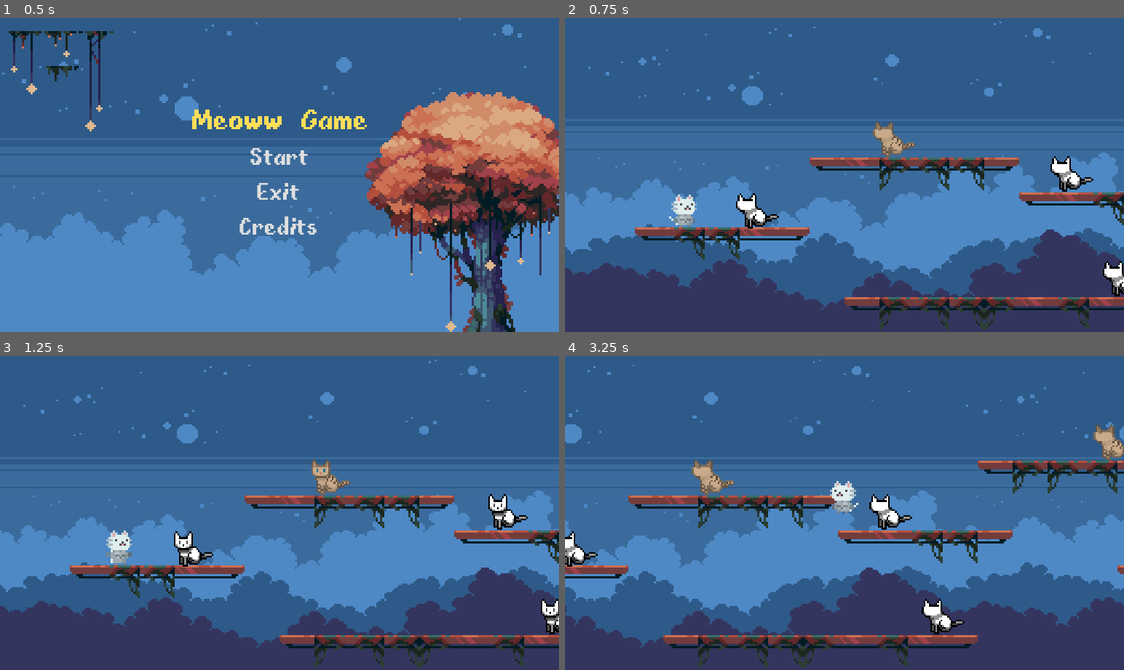
Above: before the commit, frames 1-4 (two rows, left to right).
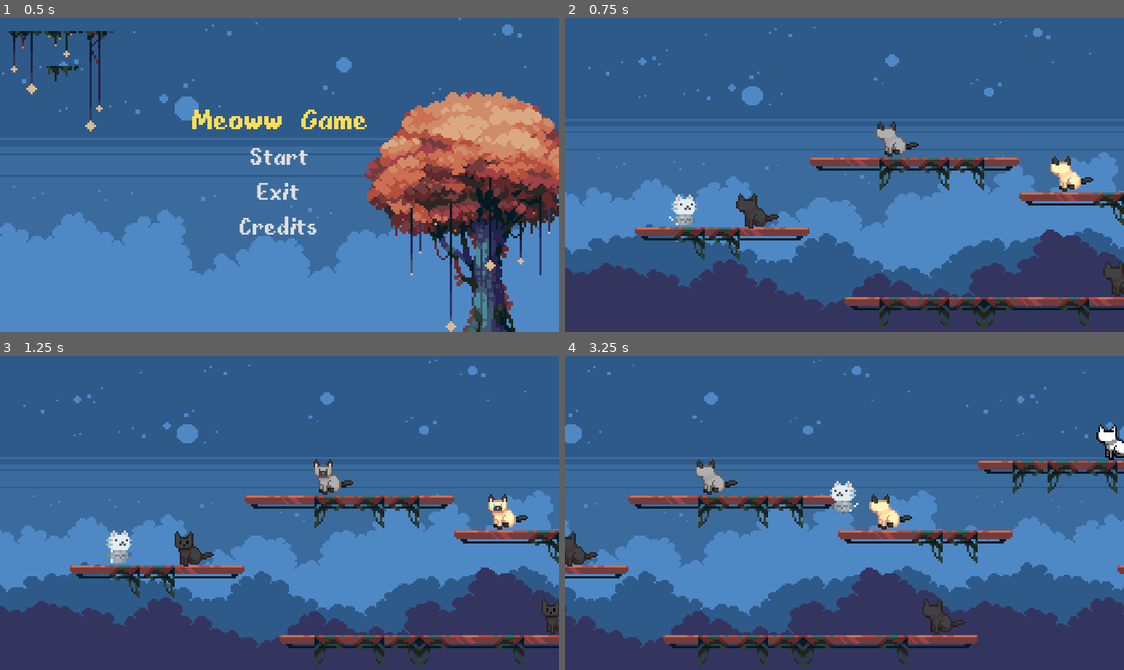
Above: after the commit, the same moments.

Repository: Cataaa0/Jueguito-Meowww
Game: Godot game, scene res://ui/main_menu.tscn
The game is run twice, just before and just after one commit, with the same random seed, the same clock (stepped at 60 frames per second) and the same inputs.
Inputs:
- Up to frame 1 (0.5 s): no input
- Up to frame 2 (0.75 s): click "Start" at 0.5 s
- Up to frame 3 (1.25 s): no input
- Up to frame 4 (3.25 s): hold D (move_right) 1.28-2.78 s; tap W (jump) at 1.52, 2.27 s; hold A (move_left) from 2.78 s (still down)

Frame 1 is identical in both runs. In frame 2, 1.5% of the frame differs, in the area x 30-100%, y 32-89%; in frame 3, 1.5%; in frame 4, 2.0%, in the area x 0-100%, y 21-89%.

Commit message:
add sprite enemies

Diff:
--- a/scenes/enemy_1.tscn
+++ b/scenes/enemy_1.tscn
@@ -1,10 +1,15 @@
-[gd_scene load_steps=20 format=3 uid="uid://bdurqt7anl0dj"]
+[gd_scene load_steps=25 format=3 uid="uid://bdurqt7anl0dj"]
 
 [ext_resource type="Script" path="res://script/enemy.gd" id="1_1ai4j"]
 [ext_resource type="Texture2D" uid="uid://c3iic06boq8wa" path="res://resources/Characters/Enemy1/black_0.png" id="1_iks12"]
 [ext_resource type="Texture2D" uid="uid://ch8dckawcukbl" path="res://resources/Characters/Enemy2/game_boy_1.png" id="3_cvky5"]
 [ext_resource type="Texture2D" uid="uid://ctrh83cj8ltw2" path="res://resources/Characters/Enemy3/calico_0.png" id="4_rmtc3"]
 [ext_resource type="Texture2D" uid="uid://df6rtaqnatk74" path="res://resources/Characters/Enemy4/brown_7.png" id="5_8f0ur"]
+[ext_resource type="Texture2D" uid="uid://chmdl7qjv58bl" path="res://resources/Characters/Enemy1/creme_1.png" id="6_e0wb7"]
+[ext_resource type="Texture2D" uid="uid://bi1uyikglwr2i" path="res://resources/Characters/Enemy1/grey_1.png" id="7_lijmr"]
+[ext_resource type="Texture2D" uid="uid://dcns4145u561u" path="res://resources/Characters/Enemy1/orange_3.png" id="8_h5kfu"]
+[ext_resource type="Texture2D" uid="uid://blrqelit1o45g" path="res://resources/Characters/Enemy1/pink_0.png" id="9_5bc5d"]
+[ext_resource type="Texture2D" uid="uid://df4nimqhuwuko" path="res://resources/Characters/Enemy1/red_0.png" id="10_g4un7"]
 
 [sub_resource type="CapsuleShape2D" id="CapsuleShape2D_pljy0"]
 radius = 3.0
@@ -23,24 +28,6 @@
 "transitions": PackedFloat32Array(1),
 "update": 1,
 "values": [4]
-}
-
-[sub_resource type="Animation" id="Animation_q7beh"]
-resource_name = "idle"
-length = 1.3
-loop_mode = 2
-step = 0.2
-tracks/0/type = "value"
-tracks/0/imported = false
-tracks/0/enabled = true
-tracks/0/path = NodePath("Sprite2D:frame")
-tracks/0/interp = 1
-tracks/0/loop_wrap = true
-tracks/0/keys = {
-"times": PackedFloat32Array(0, 0.2, 0.4, 0.6, 0.8),
-"transitions": PackedFloat32Array(1, 1, 1, 1, 1),
-"update": 1,
-"values": [52, 53, 54, 55, 76]
 }
 
 [sub_resource type="Animation" id="Animation_bi2kq"]
@@ -76,6 +63,24 @@
 "transitions": PackedFloat32Array(1, 1, 1, 1, 1),
 "update": 1,
 "values": [4, 5, 6, 7, 28]
+}
+
+[sub_resource type="Animation" id="Animation_q7beh"]
+resource_name = "idle"
+length = 1.3
+loop_mode = 2
+step = 0.2
+tracks/0/type = "value"
+tracks/0/imported = false
+tracks/0/enabled = true
+tracks/0/path = NodePath("Sprite2D:frame")
+tracks/0/interp = 1
+tracks/0/loop_wrap = true
+tracks/0/keys = {
+"times": PackedFloat32Array(0, 0.2, 0.4, 0.6, 0.8),
+"transitions": PackedFloat32Array(1, 1, 1, 1, 1),
+"update": 1,
+"values": [52, 53, 54, 55, 76]
 }
 
 [sub_resource type="AnimationLibrary" id="AnimationLibrary_lq5b7"]
@@ -117,7 +122,7 @@
 
 [node name="Enemy1" type="CharacterBody2D"]
 script = ExtResource("1_1ai4j")
-enemy_cats = Array[Texture]([ExtResource("1_iks12"), ExtResource("3_cvky5"), ExtResource("4_rmtc3"), ExtResource("5_8f0ur")])
+enemy_cats = Array[Texture]([ExtResource("1_iks12"), ExtResource("3_cvky5"), ExtResource("4_rmtc3"), ExtResource("5_8f0ur"), ExtResource("6_e0wb7"), ExtResource("7_lijmr"), ExtResource("8_h5kfu"), ExtResource("9_5bc5d"), ExtResource("10_g4un7")])
 cat_names = Array[String](["Flo", "Oreo", "Hachi", "thainy", "jack"])
 cat_professions = Array[String](["Ingeniere", "Bombere", "Cantante", "Proplayer", "Abogade", "Profesore", "Chef", "Ladrone"])
 
Binary file added: resources/Characters/Enemy1/black_4.png
Not shown, added: resources/Characters/Enemy1/black_4.png.import
Binary file added: resources/Characters/Enemy1/creme_1.png
Not shown, added: resources/Characters/Enemy1/creme_1.png.import
Binary file added: resources/Characters/Enemy1/grey_1.png
Not shown, added: resources/Characters/Enemy1/grey_1.png.import
Binary file added: resources/Characters/Enemy1/orange_3.png
Not shown, added: resources/Characters/Enemy1/orange_3.png.import
Binary file added: resources/Characters/Enemy1/pink_0.png
Not shown, added: resources/Characters/Enemy1/pink_0.png.import
Binary file added: resources/Characters/Enemy1/red_0.png
Not shown, added: resources/Characters/Enemy1/red_0.png.import
